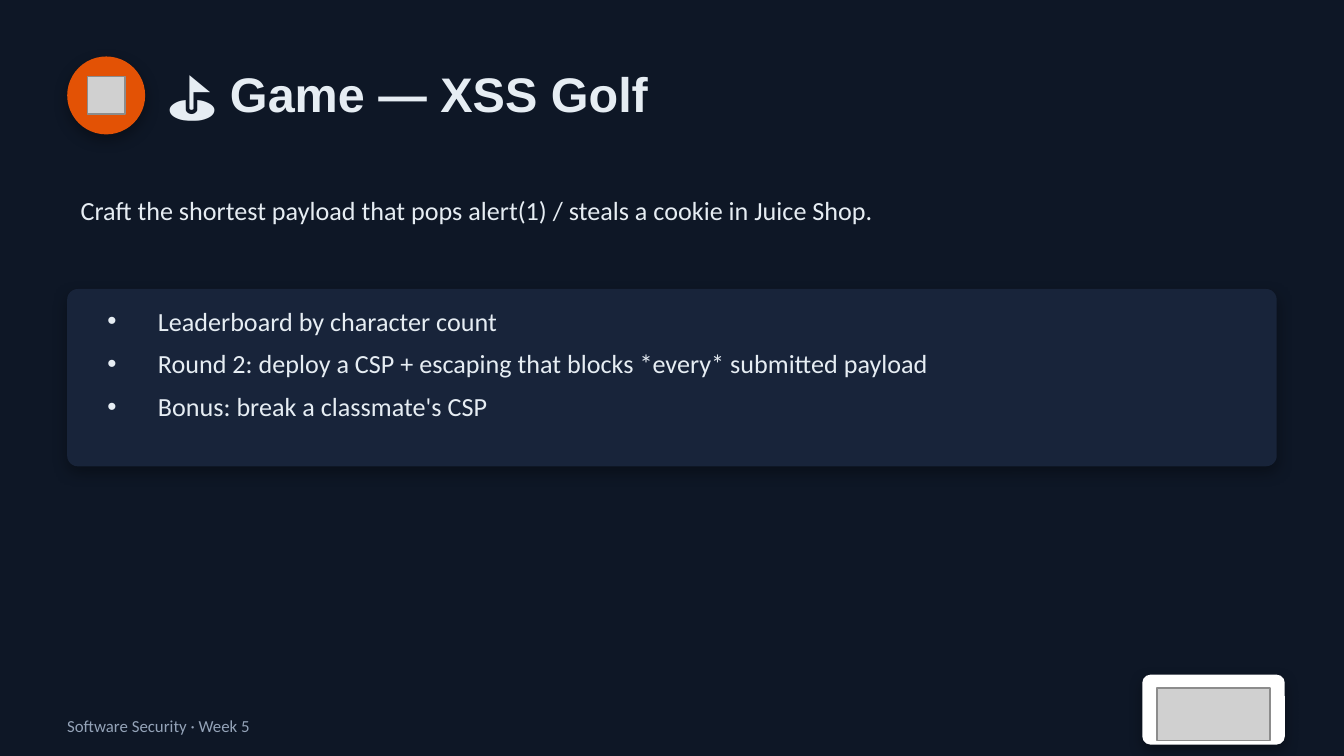
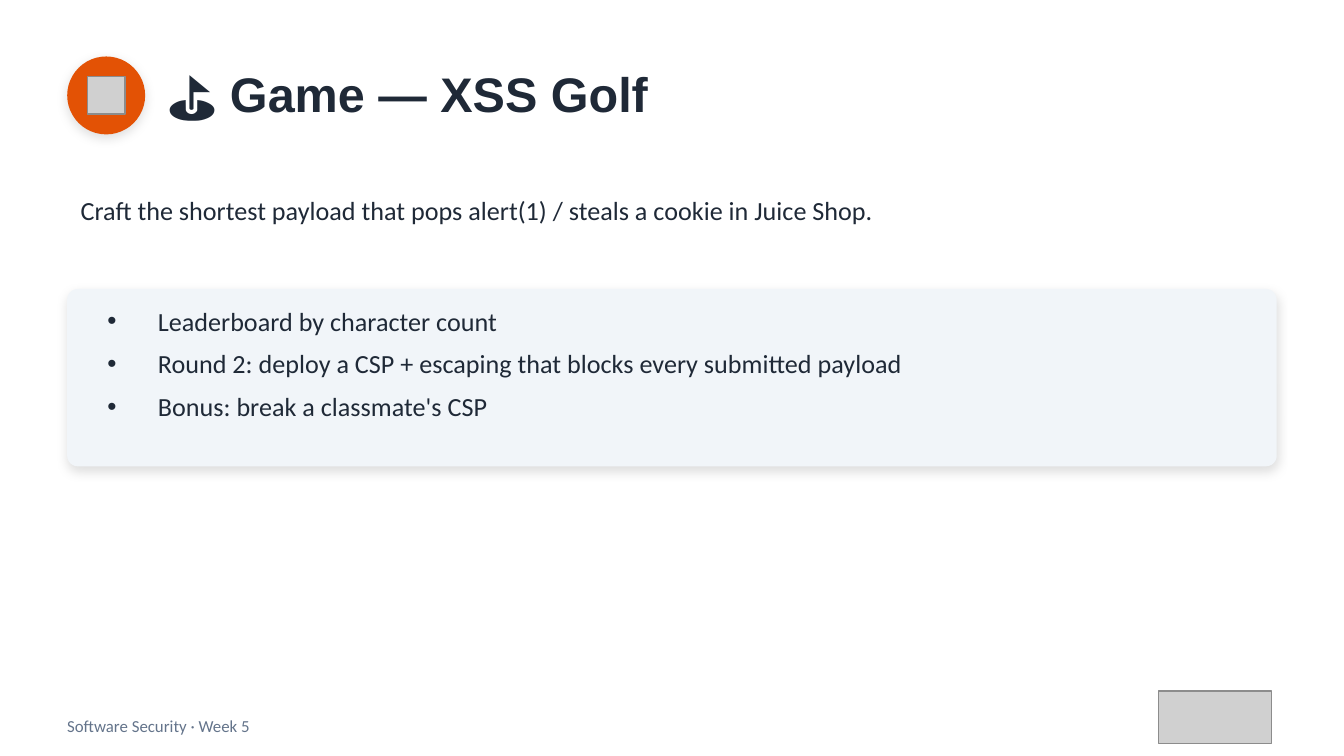
Before and after one commit to nutthakorn7/software-security, a slide deck: slide 12 of slides/pptx/week05.pptx. Drawn at 1344x756 pixels with LibreOffice and Linux fonts; fonts in the diff are those of the drawing; grey boxes stand for pictures. Boxes give left, top, right and bottom in pixels: in the first picture for what was removed or moved away, otherwise in the second. Text is boxed around its words. In the diff, an @@ line names an element or a change of style, - is before the commit and + after.

```diff
--- a/slides/pptx/week05.pptx
+++ b/slides/pptx/week05.pptx
@@ background #0E1726 to #FFFFFF @@
@@ ellipse at (67, 56, 145, 134): shadow changed @@
@@ text "⛳ Game — XSS Golf" at (230, 77, 648, 113): text colour #E6EDF3 to #1F2937 @@
@@ text "Craft the shortest payload that ..." at (81, 201, 872, 225): text colour #E6EDF3 to #1F2937 @@
@@ rounded rectangle at (67, 289, 1277, 466): fill #18243A to #F1F5F9; shadow changed @@
@@ text at (158, 313, 497, 416): text colour #E6EDF3 to #1F2937 in "Leaderboard by character count", "Bonus: break a classmate's CSP" @@
@@ text at (158, 355, 902, 378): text changed; text colour #E6EDF3 to #1F2937 @@
-• Round 2: deploy a CSP + escaping that blocks *every* submitted payload
+• Round 2: deploy a CSP + escaping that blocks every submitted payload
@@ rounded rectangle removed at (1142, 675, 1285, 745) @@
@@ text "Software Security · Week 5" at (67, 720, 250, 735): text colour #94A3B8 to #64748B @@
```
Also in this commit, not shown: 15 other slides changed, 19 other files.
